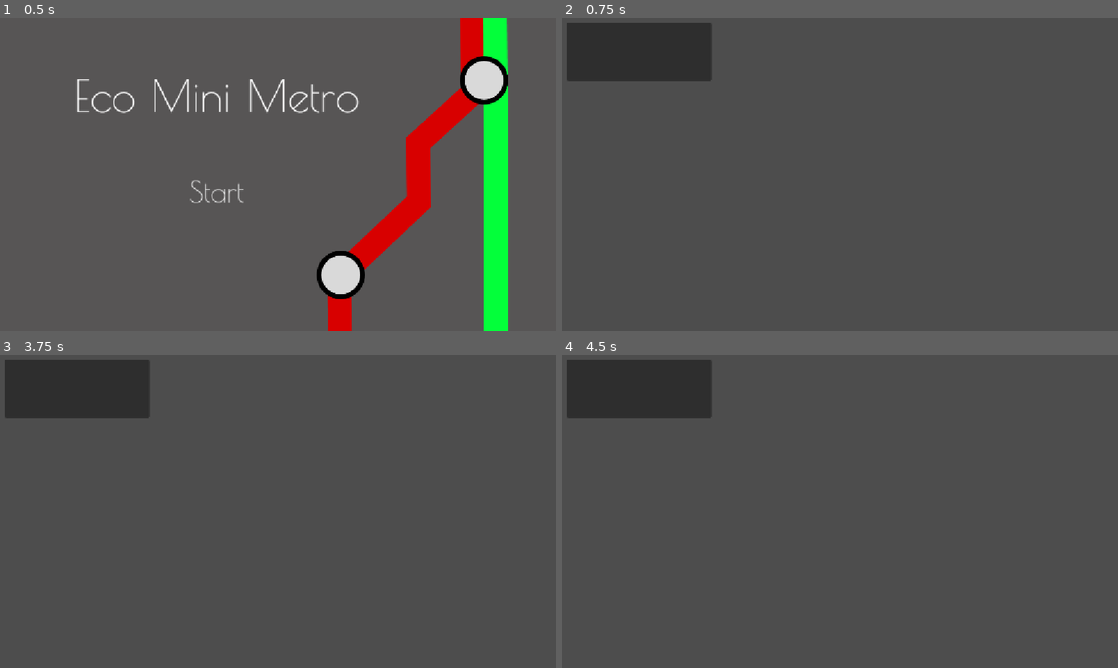
Above: before the commit, frames 1-4 (two rows, left to right).
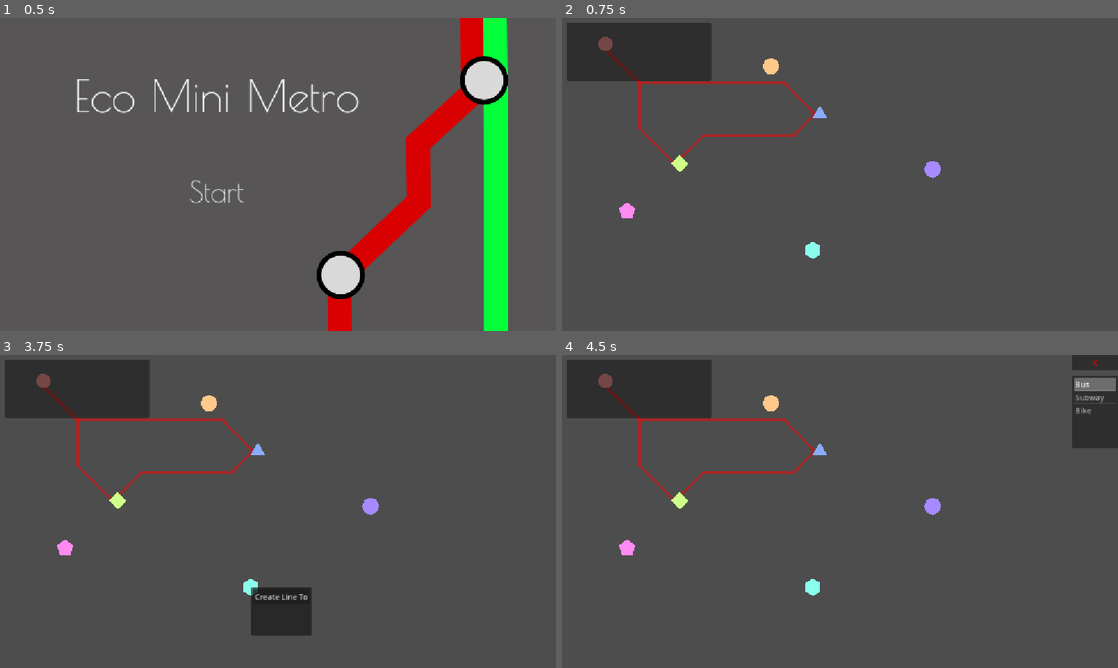
Above: after the commit, the same moments.

Repository: 9thAzure/CarbonCommuter
Game: Godot game, scene res://scenes/ui/menus/mainmenu.tscn
The game is run twice, just before and just after one commit, with the same random seed, the same clock (stepped at 60 frames per second) and the same inputs.
Inputs (mouse positions are in pixels of both pictures, inside the frame that each line leads up to):
- Up to frame 1 (0.5 s): no input
- Up to frame 2 (0.75 s): click "Start" at 0.5 s
- Up to frame 3 (3.75 s): tap Enter at 1.25, 2.75 s; move the mouse to (400, 495) at 1.27 s; click (400, 495) at 1.42 s; tap Space at 2, 3.5 s; move the mouse to (166, 527) at 2.02 s; click (166, 527) at 2.17 s; move the mouse to (333, 442) at 2.77 s; click (333, 442) at 2.92 s; move the mouse to (250, 574) at 3.52 s; click (250, 574) at 3.67 s
- Up to frame 4 (4.5 s): click (845, 596) at 4.25 s, where only the run after the commit has a clickable "Create Line To"

Frame 1 is identical in both runs. In frame 2, 1.4% of the frame differs, in the area x 6-69%, y 6-77%; in frame 3, 3.0%; in frame 4, 3.6%, in the area x 6-100%, y 0-77%.
Error before the commit: Parse Error: Cannot call non-static function "add_current_average_emissions()" on the class "Stats" directly. Make an instance instead. (res://transport/statio…
Error after the commit: Invalid assignment of property or key 'text' with value of type 'String' on a base object of type 'null instance'. (res://menu/hud/label.gd:35)

Commit message:
removed overcrowded_timer and connected components from station scenes

Diff:
--- a/transport/station/station.gd
+++ b/transport/station/station.gd
@@ -1,8 +1,6 @@
 extends Area2D
 class_name Station
 var passenger_scene := preload("res://passengers/passenger.tscn")
-
-@onready var overcrowding_timer: Timer = $OvercrowdingTimer
 
 @export_range(0.1, 10, 0.1, "or_greater")
 var icon_size := 10.0
@@ -69,11 +67,7 @@
 func _on_spawn_traffic_timer_timeout() -> void:
 	var next_time := randf() * 10 + 2
 	%"SpawnTrafficTimer".wait_time = next_time
-	var wait_time := randf() * 10 + 2
-	await get_tree().create_timer(wait_time).timeout
 	spawn_passenger()
-	if station_traffic > station_max_capacity:
-		overcrowding_timer.start()
 
 func arrive_passenger() -> void:
 	# Passenger has arrived and despawns
@@ -89,14 +83,6 @@
 		passenger.passenger_type = randi_range(0, stations.size() - 1)
 
 	add_child(passenger)
-
-
-func _on_overcrowding_timer_timeout() -> void:
-	overcrowding_timer.stop()
-	print("Overcrowded!")
-	Stats.add_current_average_emissions((station_traffic - station_max_capacity) * Stats.emissions_per_car)
-	station_traffic = station_max_capacity
-
 
 func _on_child_entered_tree(node: Node) -> void:
 	if node is Passenger:
--- a/transport/station/station.tscn
+++ b/transport/station/station.tscn
@@ -11,7 +11,6 @@
 script = ExtResource("1_06ycu")
 icon_size = 15.0
 icon_color = Color(1, 0.53999996, 0.53999996, 1)
-station_type = null
 
 [node name="CollisionShape2D" type="CollisionShape2D" parent="."]
 shape = SubResource("CircleShape2D_06ycu")
@@ -21,10 +20,6 @@
 wait_time = 5.0
 autostart = true
 
-[node name="OvercrowdingTimer" type="Timer" parent="."]
-wait_time = 30.0
-
 [connection signal="child_entered_tree" from="." to="." method="_on_child_entered_tree"]
 [connection signal="child_exiting_tree" from="." to="." method="_on_child_exiting_tree"]
 [connection signal="timeout" from="SpawnTrafficTimer" to="." method="_on_spawn_traffic_timer_timeout"]
-[connection signal="timeout" from="OvercrowdingTimer" to="." method="_on_overcrowding_timer_timeout"]
